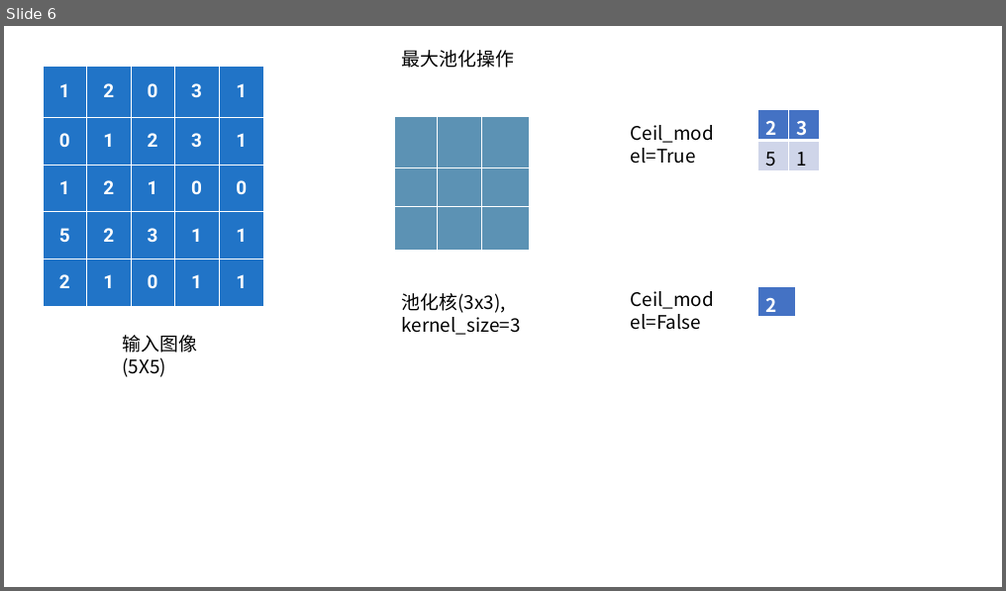
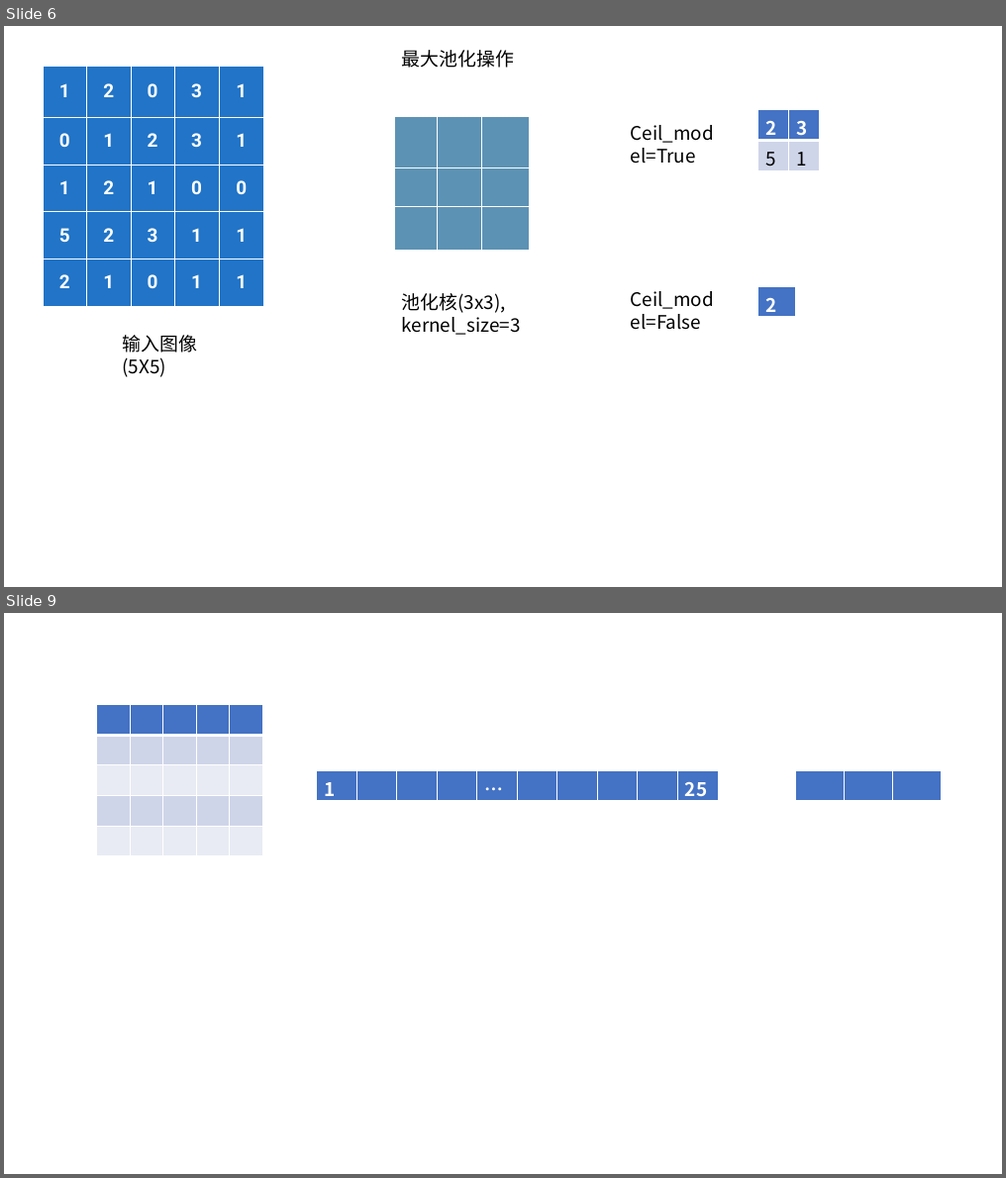
Before and after one commit to xiaotudui/pytorch-tutorial, a slide deck: notes/演示.pptx. Shown one above the other, each under a label of ours: slide 6 before the commit, slides 6 and 9 after it; the slides between them are not shown. The pictures are 1006x591 and 1006x1178 pixels, drawn with LibreOffice and Linux fonts; fonts in the diff are those of the drawing. Boxes give left, top, right and bottom in pixels: in the first picture for what was removed or moved away, otherwise in the second. Text is boxed around its words. In the diff, an @@ line names an element or a change of style, - is before the commit and + after.

```diff
--- a/notes/演示.pptx
+++ b/notes/演示.pptx
@@ slide 9 added at box(4, 613, 1002, 1174), background #FFFFFF @@
@@ table added at box(97, 704, 261, 857), 5 rows, 5 columns @@
+ |  |  |  | 
+ |  |  |  | 
+ |  |  |  | 
+ |  |  |  | 
+ |  |  |  | 
@@ table added at box(316, 771, 721, 805), 1 rows, 10 columns @@
+1 |  |  |  | … |  |  |  |  | 25
@@ table added at box(795, 771, 942, 802), 1 rows, 3 columns @@
+ |  | 
```
Also in this commit, not shown: 3 other slides added, 4 other files.
